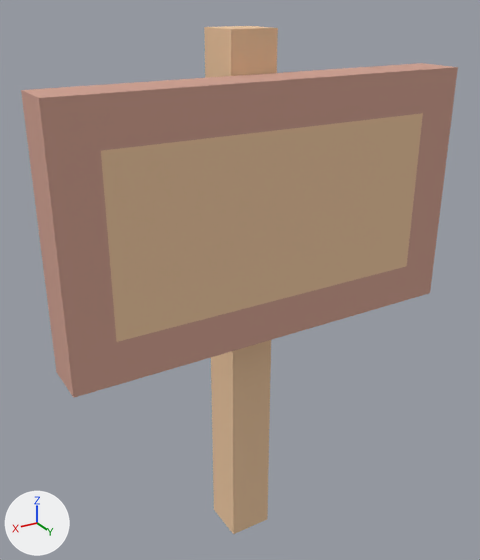
Renders of the glTF model example_game/world/props/sign.prop/model.glb from each side of a commit.
Rendered twice from a 50 mm camera at (0.601, 0.956, 1.052) aimed at (0.006, -0.036, 0.556). The axes (+X, +Y, +Z) are drawn at lower left. The lights are the same throughout. The older version comes first. Vertices at exactly the same position are counted once.

Names of what the first picture shows: 'model'.
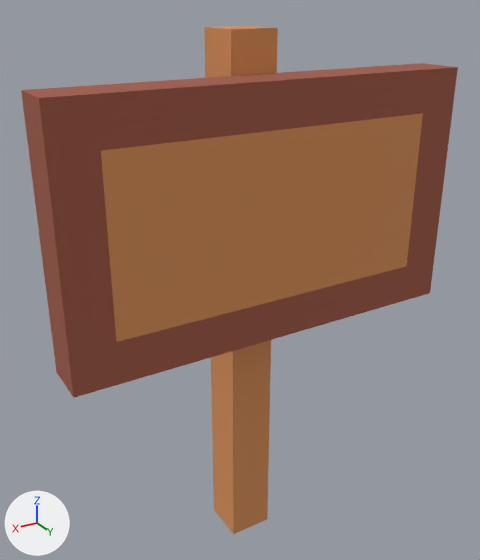
Edits to the scene script, one JSON object a line:
```json
{"block": "me_model", "where": "me_model.from_pydata(...)  # 24 vertices, 40 faces; spans x -0.375..0.375, y -0.087..0.087, z -0.02..1.002"}
{"block": "me_model", "where": "# used by ob_model"}
{"block": "me_model", "change": "me_model part 1: 26 faces centred in x -0.375..0.375, y -0.058..0.087, z -0.02..0.932 are repainted in the vertex colours; the middle colour goes from beige #d0a090 to brown #a05a47"}
{"block": "me_model", "change": "me_model part 2: 14 faces centred in x -0.1..0.1, y -0.087..0.087, z 0.149..1.002 are repainted in the vertex colours; the middle colour goes from beige #edc7a0 to orange #d9915a"}
```

Location of each change, (x1, y1, x2, y2) in pixels of the pictures (480 x 560 px):
```json
{"part": 1, "of": "me_model", "change": "recoloured", "before": [21, 63, 458, 398], "after": [21, 63, 458, 398], "on screen": "beige to brown"}
{"part": 2, "of": "me_model", "change": "recoloured", "before": [101, 26, 423, 534], "after": [101, 26, 423, 534], "on screen": "beige to orange"}
```
